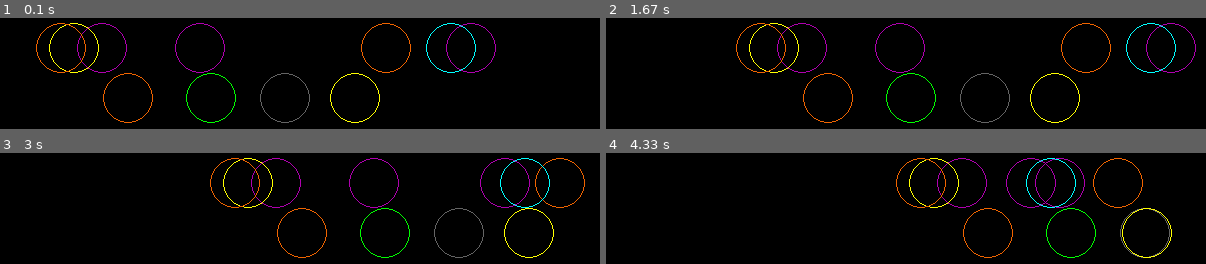
Above: before the commit, frames 1-4 (two rows, left to right).
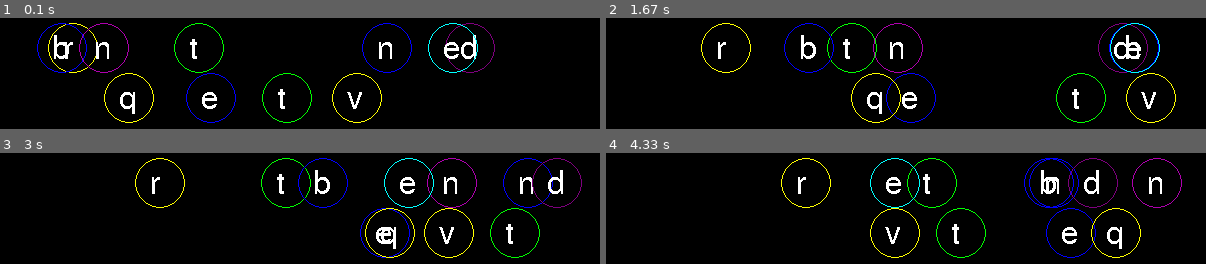
Above: after the commit, the same moments.

Repository: nayelipleskac/object_oriented_code
Game: pygame game, started from pygame_classes.py
Two runs of this game, one before a commit and one after it. Both use one fixed random seed, a clock stepped at 60 frames per second and the inputs below.
Inputs:
- Up to frame 1 (0.1 s): no input
- Up to frame 2 (1.67 s): tap Enter at 0.33 s
- Up to frame 3 (3 s): no input
- Up to frame 4 (4.33 s): no input

The runs differ from the first frame. In frame 1, 5.4% of the frame differs, in the area x 6-83%, y 4-95%; in frame 2, 5.8%; in frame 3, 6.0%, in the area x 22-98%, y 4-95%; in frame 4, 5.9%.

Commit message:
disappearing circles

Diff:
--- a/pygame_classes.py
+++ b/pygame_classes.py
@@ -1,4 +1,4 @@
-from pygame.constants import QUIT
+from pygame.constants import KEYDOWN, QUIT
 
 import pygame, random
 
@@ -61,47 +61,65 @@
 #     circle10.draw_shapes()
 
 #2
+def showtext(msg,x,y,color):
+    font = pygame.font.SysFont("freesans", 32)
+    msgobj = font.render(msg,False,white)
+    screen.blit(msgobj,(x,y))
+
 
 class circle:
 
-    def __init__(self, x, y, xMotion, color, key):
+    def __init__(self, x, y, ):
         self.x = x
         self.y = y
-        self.xMotion = xMotion
-        self.color = color
-        self.key = key
+        self.xMotion = random.randint(1,4)
+        self.color = random.choice(colors)
+        self.key =  random.choice(keys)
+        self.flag = False
+        self.timesPressed = 0
 
     def draw_shapes(self):
-        pygame.draw.circle(screen, self.color, (self.x, self.y), 25, 1)
+        if self.flag == False:
+            # print('the flag was not detected')
+            pygame.draw.circle(screen, self.color, (self.x, self.y), 25, 1)
+            showtext('{}'.format(self.key), self.x-10, self.y-15, white)
+        if self.flag == True:
+            # print('the flag was detected')
+            pygame.draw.circle(screen, black, (self.x, self.y), 25, 1)
+            self.timesPressed+=1
+
+            print(self.key, self.timesPressed)
+            if self.timesPressed == 2:
+                self.flag = False
+
     def defMove(self):
         self.x += self.xMotion
-        # if self.x > 575:
-        #     self.x = 25
         if self.x+25 >= 600:
-            self.xMotion = -speed
+            self.xMotion = -random.randint(1,4)
         if self.x-25 <= 0:
-            self.xMotion = speed
+            self.xMotion = random.randint(1,4)
 
 keys = ['a', 'b', 'c', 'd', 'e', 'f', 'g', 'h', 'i', 'j', 'k', 'l', 'm', 'n', 'o', 'p', 'q', 'r', 's', 't', 'u', 'v', 'w', 'x', 'y', 'z']
 keyChoice = random.choice(keys)
-speed = random.randint(1,4)
 
-circle1 = circle(random.randint(0,635), 30, speed, random.choice(colors), keyChoice)
-circle2 = circle(random.randint(0,635), 30, speed, random.choice(colors), keyChoice)
-circle3 = circle(random.randint(0,635), 30, speed, random.choice(colors), keyChoice)
-circle4 = circle(random.randint(0,635), 30, speed, random.choice(colors), keyChoice)
-circle5 = circle(random.randint(0,635), 30, speed, random.choice(colors), keyChoice)
-circle6 = circle(random.randint(0,635), 30, speed, random.choice(colors), keyChoice)
-circle7 = circle(random.randint(0,635), 30, speed, random.choice(colors), keyChoice)
+circle1 = circle(random.randint(0,635), 30)
+circle2 = circle(random.randint(0,635), 30)
+circle3 = circle(random.randint(0,635), 30)
+circle4 = circle(random.randint(0,635), 30)
+circle5 = circle(random.randint(0,635), 30)
+circle6 = circle(random.randint(0,635), 30)
+circle7 = circle(random.randint(0,635), 30)
 
-circle8 = circle(random.randint(25,635), 80, speed, random.choice(colors), keyChoice)
-circle9 = circle(random.randint(25,635), 80, speed, random.choice(colors), keyChoice)
-circle10 = circle(random.randint(25,635), 80, speed, random.choice(colors), keyChoice)
-circle11 = circle(random.randint(25,635), 80, speed, random.choice(colors), keyChoice)
+circle8 = circle(random.randint(25,635), 80)
+circle9 = circle(random.randint(25,635), 80)
+circle10 = circle(random.randint(25,635), 80)
+circle11 = circle(random.randint(25,635), 80)
 
 
 topCircles = [circle1, circle2, circle3, circle4, circle5, circle6, circle7]
 bottomCircles = [circle8, circle9, circle10, circle11]
+all = [circle1, circle2, circle3, circle4, circle5, circle6, circle7, circle8, circle9, circle10, circle11]
+
 
 
 while True:
@@ -121,3 +139,9 @@
         if event.type == QUIT:
             pygame.quit()
             exit()
+        elif event.type == KEYDOWN:
+            print(event.key)
+            for each in all:
+                if chr(event.key) == each.key:
+                    each.flag = True
+                    print(each.key,'we got the key!')
